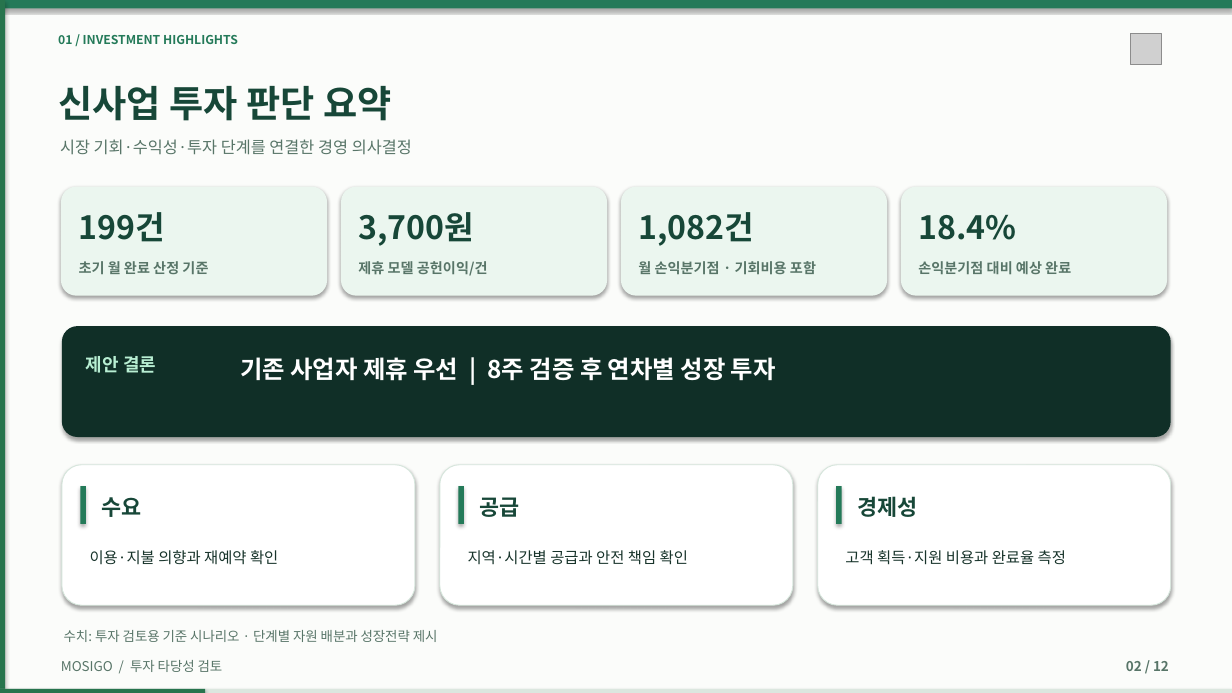
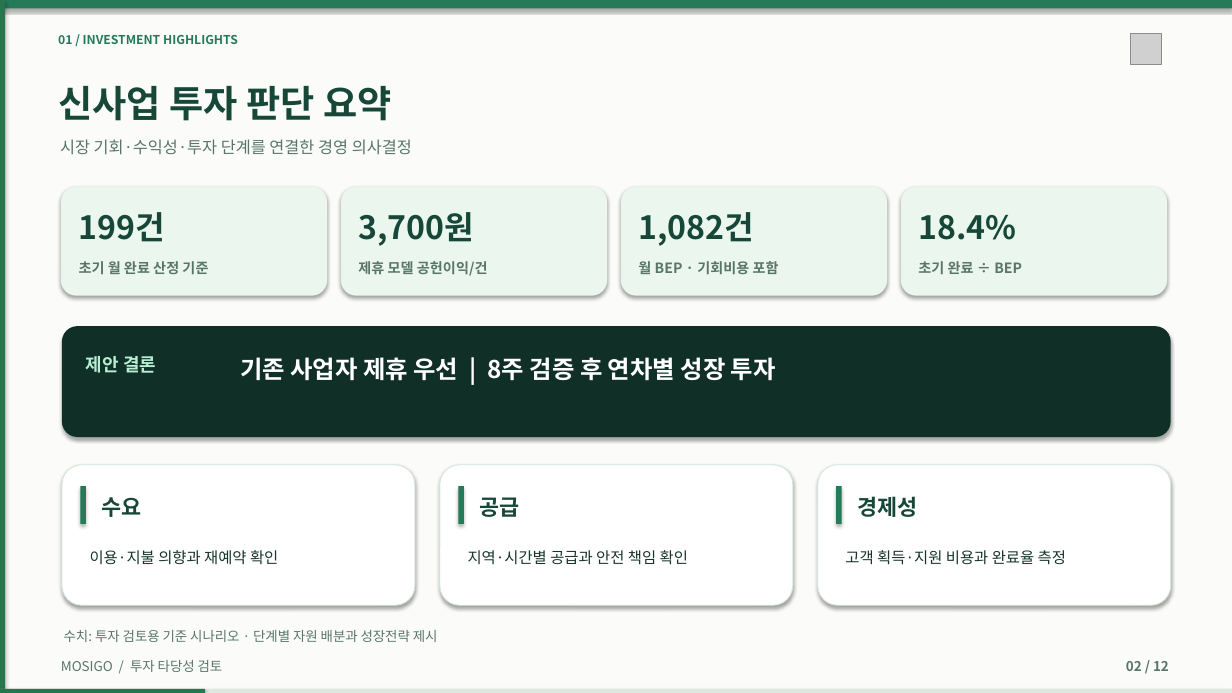
Before and after one commit to dohyunkimmm/mosigo-case-study, a slide deck: slide 2 of downloads/MOSIGO_IR_Investment_Review_12slides.pptx. Drawn at 1232x693 pixels with LibreOffice and Linux fonts; fonts in the diff are those of the drawing; grey boxes stand for pictures. Boxes give left, top, right and bottom in pixels: in the first picture for what was removed or moved away, otherwise in the second. Text is boxed around its words. In the diff, an @@ line names an element or a change of style, - is before the commit and + after.

```diff
--- a/downloads/MOSIGO_IR_Investment_Review_12slides.pptx
+++ b/downloads/MOSIGO_IR_Investment_Review_12slides.pptx
@@ text at [638,261,779,275]: text changed @@
-월 손익분기점 · 기회비용 포함
+월 BEP · 기회비용 포함
@@ text at [918,261,1022,274]: text changed @@
-손익분기점 대비 예상 완료
+초기 완료 ÷ BEP
```
Also in this commit, not shown: 6 other slides changed, 15 other files.
